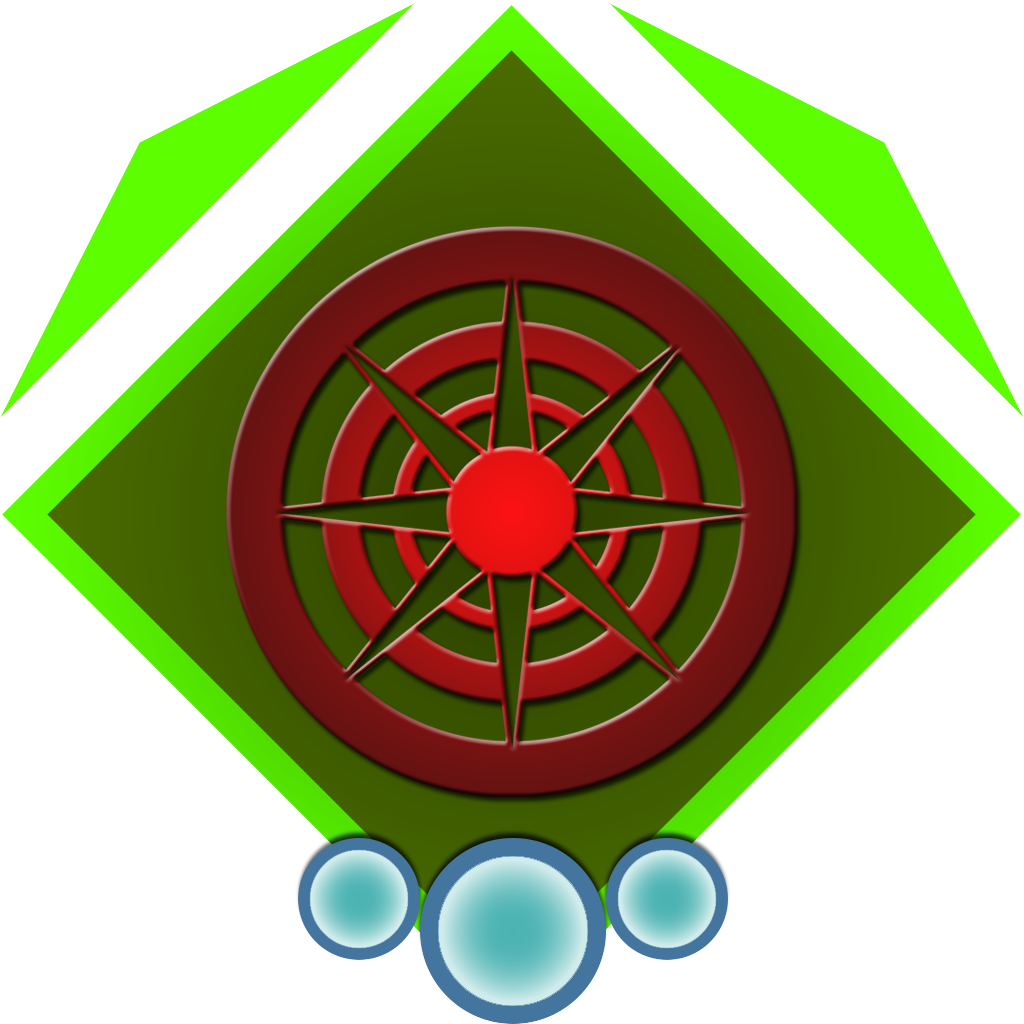
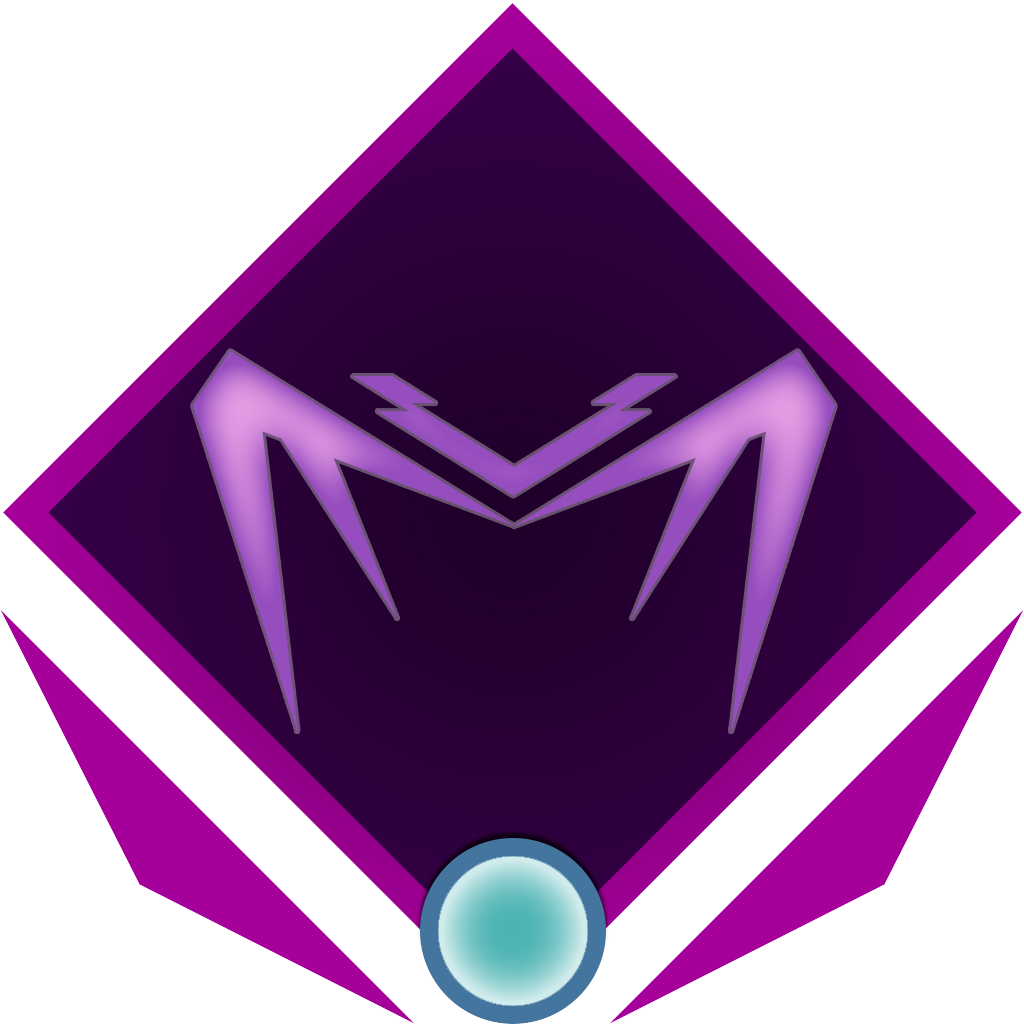
Two versions of the same layered image (1024x1024). Layer-by-layer changes:
showed "1 copy" over [416, 829, 610, 1024]
hid "3 copy" over [294, 829, 732, 1024]
moved "Pulseweave" into group "Castellan" over [225, 226, 804, 805]
added group "Aleian" with 1 layers in group "Icons" over [193, 351, 835, 732]
added layer "Layer 1" in group "Aleian" over [193, 351, 835, 732]
added layer "Hex" above "Keyword" over [0, 3, 1024, 1024]
renamed "Positive" to "Boon", hid it over [0, 3, 1024, 1024]